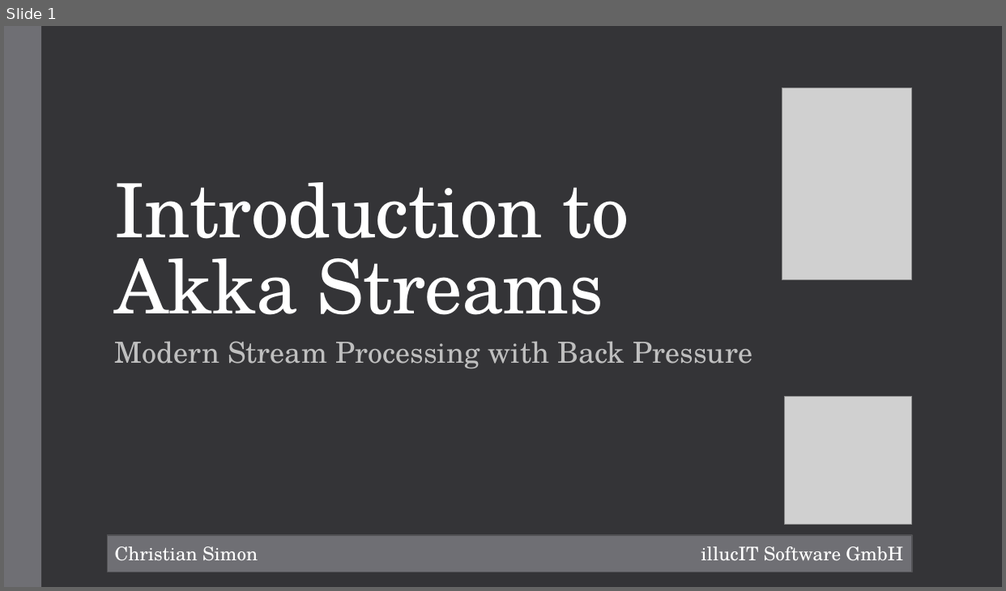
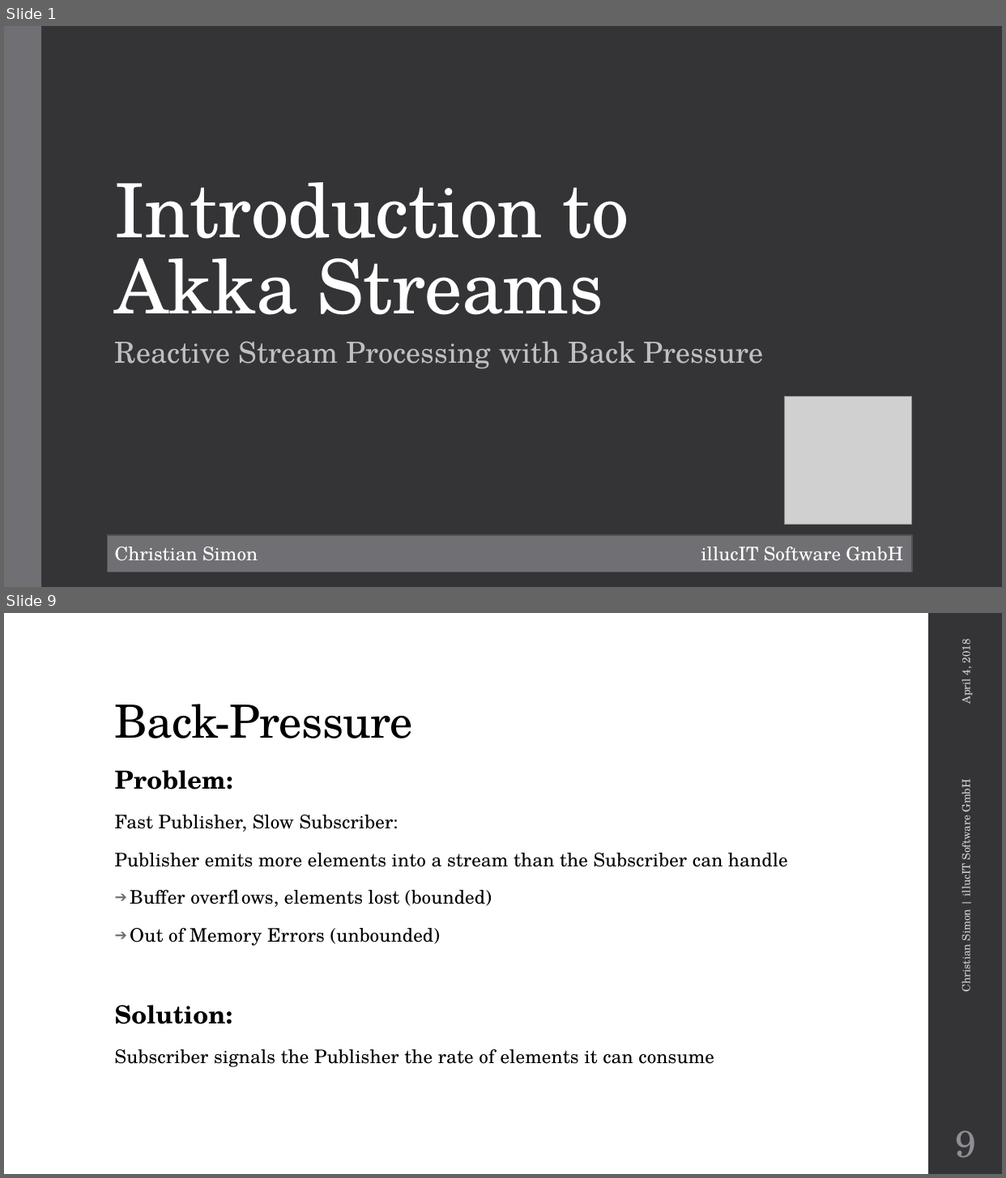
Before and after one commit to metaxmx/IntroductionToAkkaStreams, a slide deck: Introduction to Akka Streams.pptx. Shown one above the other, each under a label of ours: slide 1 before the commit, slides 1 and 9 after it; the slides between them are not shown. The pictures are 1006x591 and 1006x1178 pixels, drawn with LibreOffice and Linux fonts; fonts in the diff are those of the drawing; grey boxes stand for pictures; background and template pictures are left out. Boxes give left, top, right and bottom in pixels: in the first picture for what was removed or moved away, otherwise in the second. Text is boxed around its words. In the diff, an @@ line names an element or a change of style, - is before the commit and + after.

Commit message:
Akka Streams presentation

```diff
--- a/Introduction to Akka Streams.pptx
+++ b/Introduction to Akka Streams.pptx
@@ slide 9 added at (x1=4, y1=613, x2=1002, y2=1174), background #FFFFFF @@
@@ rectangle added at (x1=928, y1=613, x2=1002, y2=1174), fill #353537 @@
@@ text added at (x1=957, y1=641, x2=974, y2=704), 10.5 pt, text #D9D9DB @@
+April 4, 2018
@@ title added at (x1=115, y1=704, x2=413, y2=739), 44 pt, text #000000 @@
+Back-Pressure
@@ text added at (x1=115, y1=770, x2=788, y2=1067), 18 pt, text #000000 @@
+Problem:
+Fast Publisher, Slow Subscriber:
+Publisher emits more elements into a stream than the Subscriber can handle
+➔ Buffer overflows, elements lost (bounded)
+➔ Out of Memory Errors (unbounded)
+Solution:
+Subscriber signals the Publisher the rate of elements it can consume
@@ text added at (x1=957, y1=782, x2=974, y2=991), 10.5 pt, text #D9D9DB @@
+Christian Simon | illucIT Software GmbH
@@ page number added at (x1=955, y1=1131, x2=976, y2=1158), 36 pt, text #8E8E94 @@
+9
@@ slide 1 changed as well @@
@@ picture removed at (x1=782, y1=88, x2=912, y2=280) @@
@@ subtitle at (x1=115, y1=341, x2=764, y2=369): text changed @@
-Modern Stream Processing with Back Pressure
+Reactive Stream Processing with Back Pressure
```
Also in this commit, not shown: 4 other slides changed, 19 other slides added, 13 other files.
